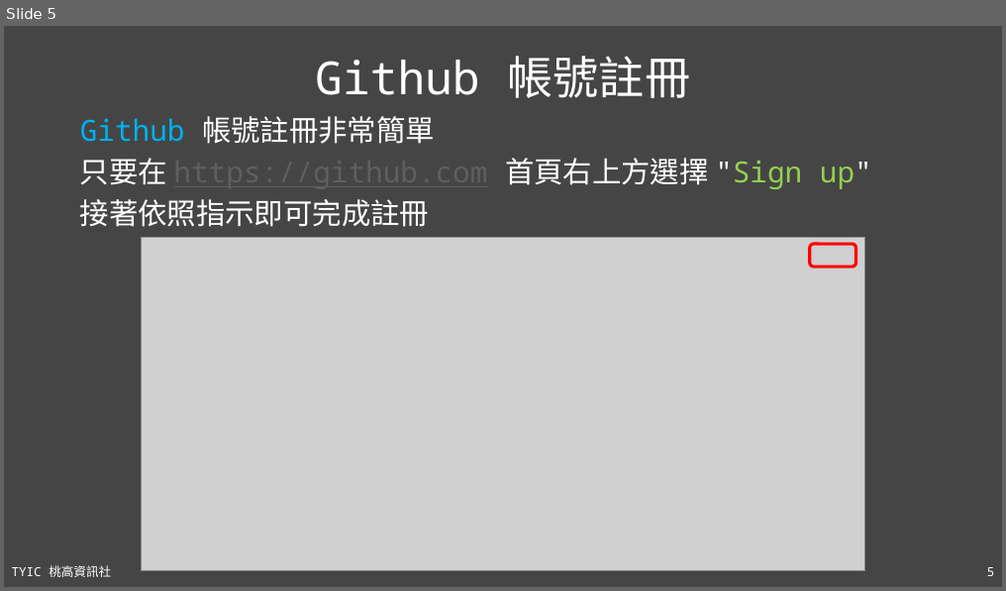
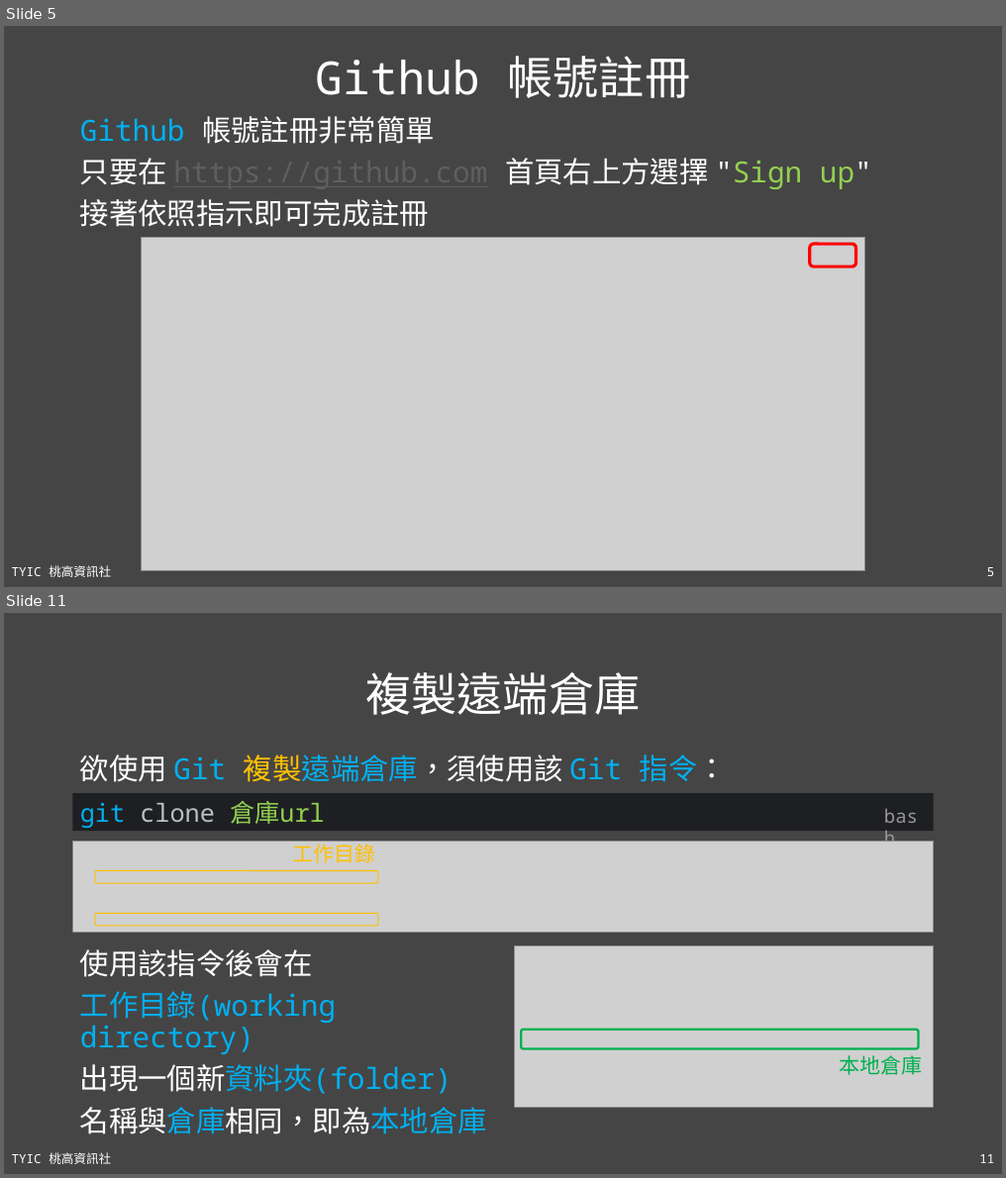
Before and after one commit to TYSHIC/slides, a slide deck: ppt/16_Git 與 Github.pptx. Shown one above the other, each under a label of ours: slide 5 before the commit, slides 5 and 11 after it; the slides between them are not shown. The pictures are 1006x591 and 1006x1178 pixels, drawn with LibreOffice and Linux fonts; fonts in the diff are those of the drawing; grey boxes stand for pictures. Boxes give left, top, right and bottom in pixels: in the first picture for what was removed or moved away, otherwise in the second. Text is boxed around its words. In the diff, an @@ line names an element or a change of style, - is before the commit and + after.

```diff
--- a/ppt/16_Git 與 Github.pptx
+++ b/ppt/16_Git 與 Github.pptx
@@ slide 11 added at <box>4,613,1002,1174</box>, background #454545; not listed: 2 template elements that a slide beside it also shows @@
@@ title added at <box>365,672,640,715</box>, 44 pt, text #FFFFFF @@
+複製遠端倉庫
@@ text added at <box>80,755,727,782</box>, 28 pt, text #00B0F0 @@
+欲使用 Git 複製遠端倉庫，須使用該 Git 指令：
@@ rectangle added at <box>73,793,934,831</box>, fill #1E1F22, 24 pt, text #BCBEC4 @@
+git clone 倉庫url
@@ text added at <box>877,801,934,831</box>, 18 pt, text #969696 @@
+bash
@@ group added at <box>73,841,934,932</box>: 2 rounded rectangles, 1 picture, 1 text @@
+工作目錄
@@ text added at <box>80,950,487,1135</box>, 28 pt, text #00B0F0 @@
+使用該指令後會在
+工作目錄(working directory)
+出現一個新資料夾(folder)
+名稱與倉庫相同，即為本地倉庫
@@ picture added at <box>514,947,933,1107</box> @@
@@ rounded rectangle added at <box>522,1030,919,1050</box>, outline #00B050 2.25 pt @@
@@ text added at <box>840,1056,923,1075</box>, 20 pt, text #00B050 @@
+本地倉庫
```
Also in this commit, not shown: 2 slides changed, 5 other slides added, 19 other files.
